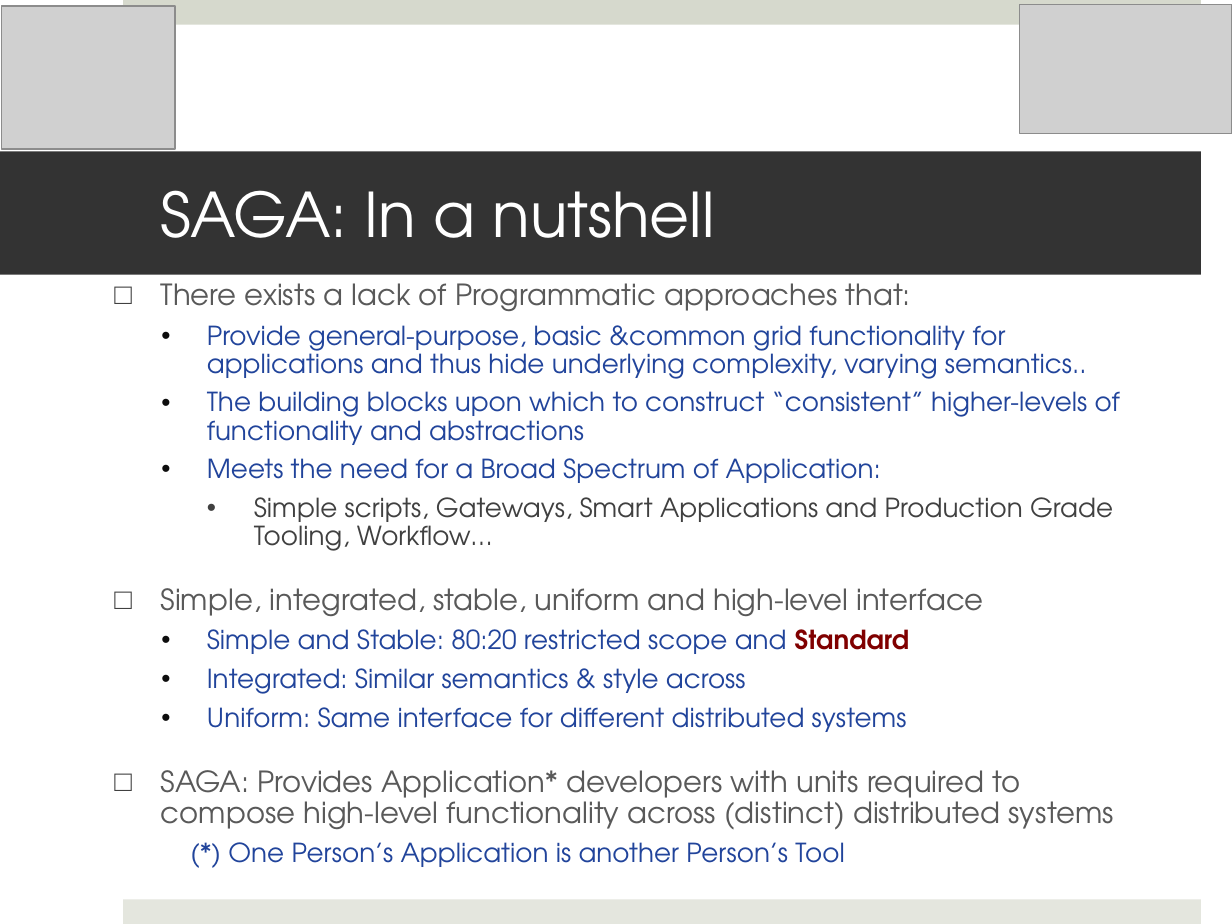
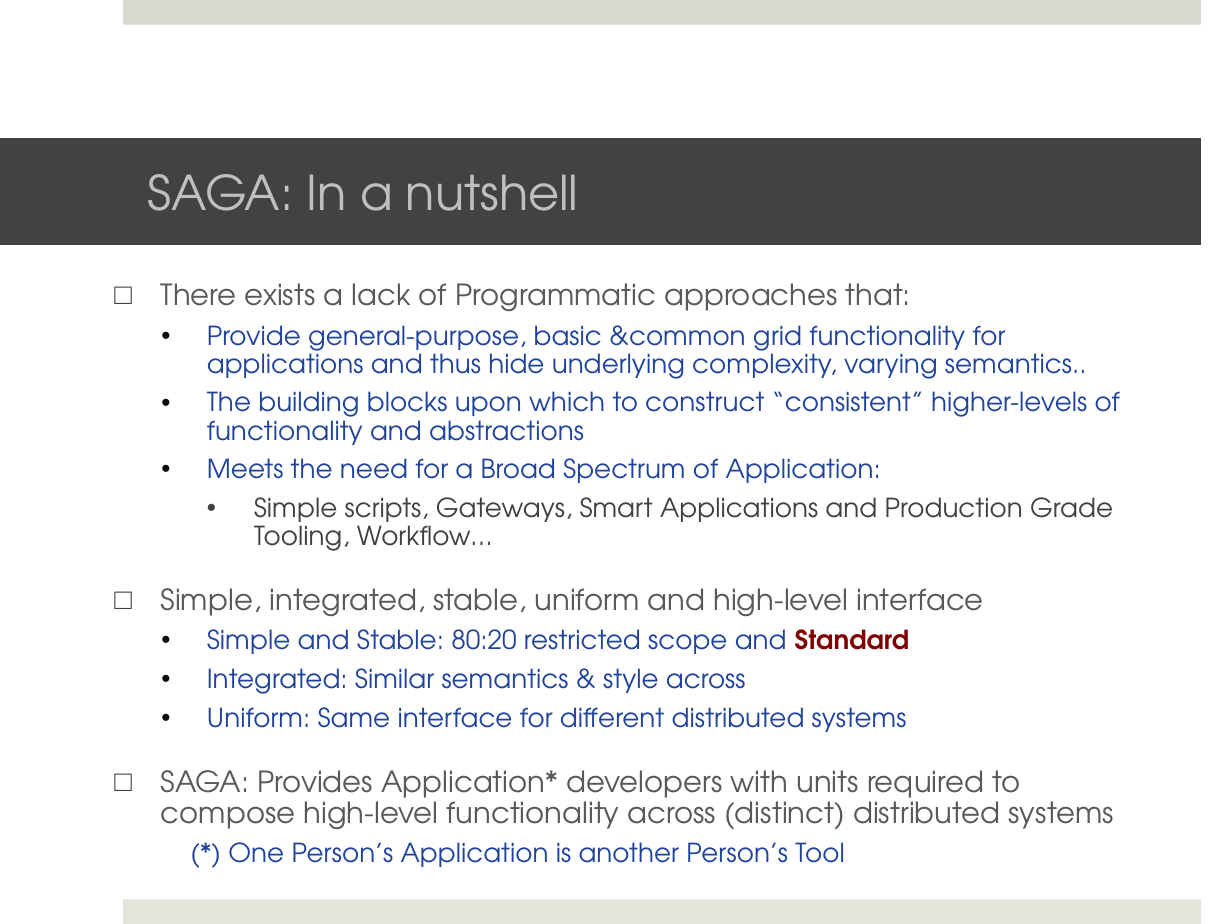
Before and after one commit to saga-project/saga-cpp-legacy-projects, a slide deck: slide 3 of tutorial/general_tutorial/SAGA-Intro-Conclusion.pptx. Drawn at 1232x924 pixels with LibreOffice and Linux fonts; fonts in the diff are those of the drawing; grey boxes stand for pictures; background and template pictures are left out. Boxes give left, top, right and bottom in pixels: in the first picture for what was removed or moved away, otherwise in the second. Text is boxed around its words. In the diff, an @@ line names an element or a change of style, - is before the commit and + after.

Commit message:
SAGA Introduction+Conclusions - refined. Almost final.

```diff
--- a/tutorial/general_tutorial/SAGA-Intro-Conclusion.pptx
+++ b/tutorial/general_tutorial/SAGA-Intro-Conclusion.pptx
@@ picture removed at bbox=[1, 6, 175, 149] @@
@@ picture removed at bbox=[1020, 5, 1232, 133] @@
@@ title "SAGA: In a nutshell": place and size @@
-title "SAGA: In a nutshell" at bbox=[0, 152, 1201, 275]
+title "SAGA: In a nutshell" at bbox=[0, 138, 1201, 245]
@@ title "SAGA: In a nutshell" at bbox=[0, 138, 1201, 245]: size 36 to 28 pt, text colour #FFFFFF to #BFBFBF; fill #333333 to #424242 @@
```
Also in this commit, not shown: 4 other slides changed, 5 slides added, 5 slides removed.
